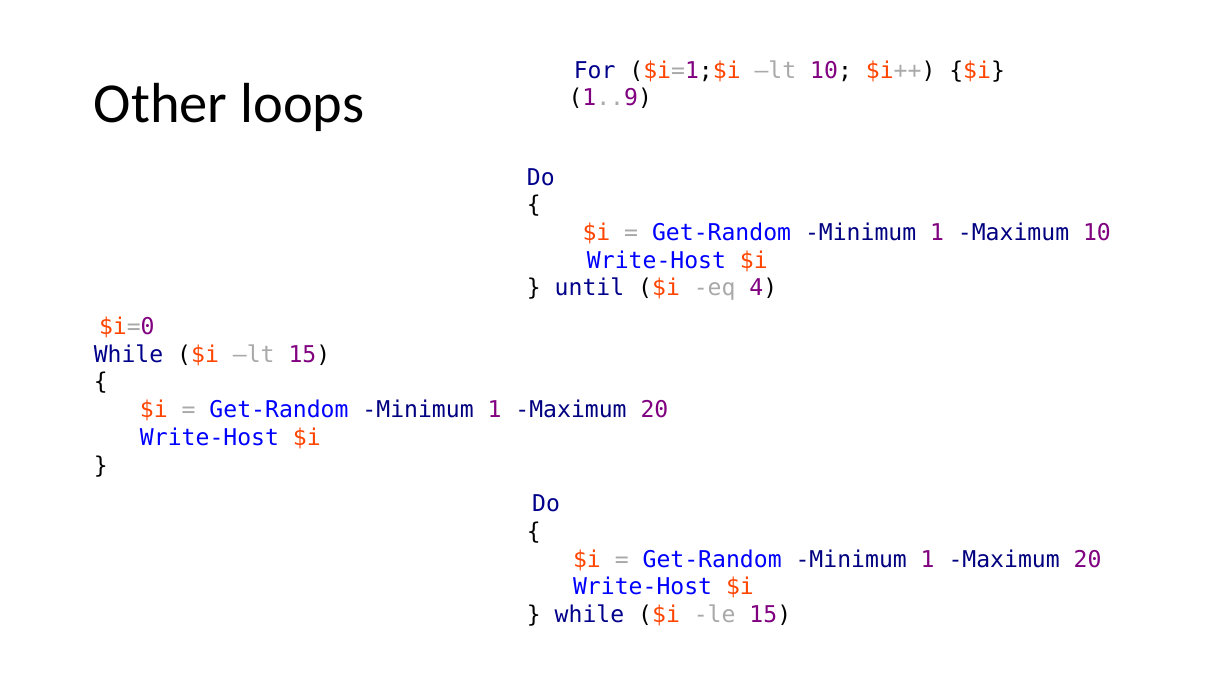
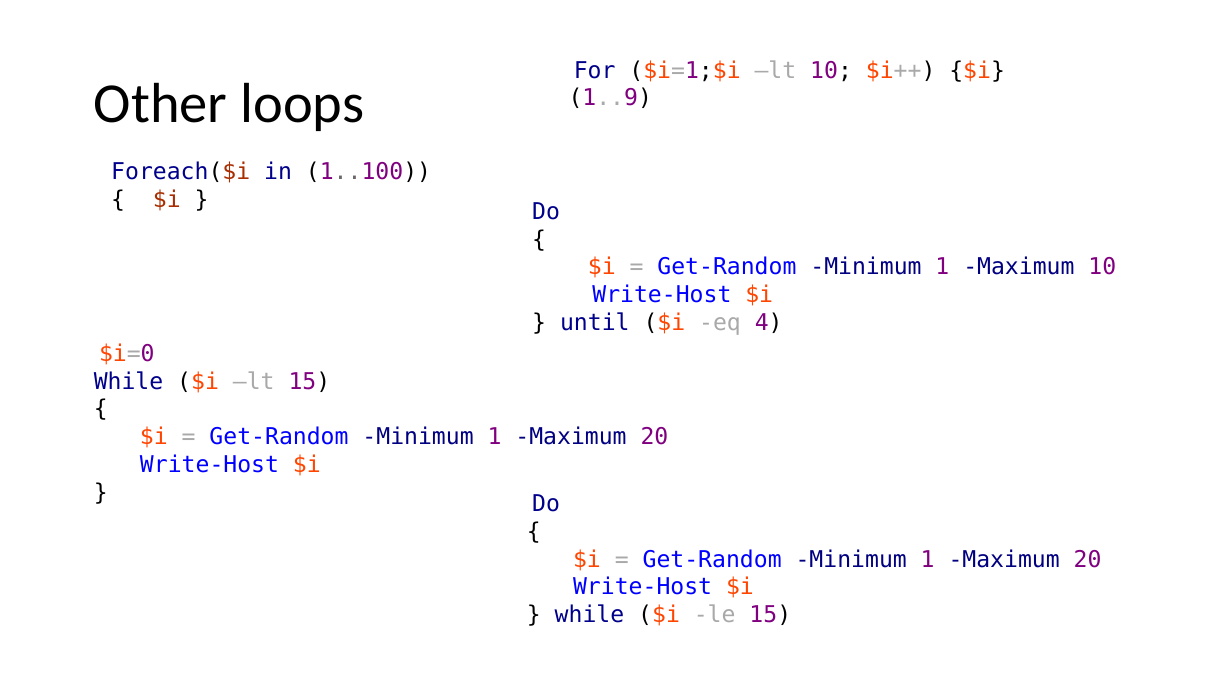
Before and after one commit to mjochen/PS-Basic-course, a slide deck: slide 38 of 2 - Scripting.pptx (slide 40 before the commit). Drawn at 1232x693 pixels with LibreOffice and Linux fonts; fonts in the diff are those of the drawing. Boxes give left, top, right and bottom in pixels: in the first picture for what was removed or moved away, otherwise in the second. Text is boxed around its words. In the diff, an @@ line names an element or a change of style, - is before the commit and + after.

```diff
--- a/2 - Scripting.pptx
+++ b/2 - Scripting.pptx
@@ text added at (111, 161, 431, 211), 18 pt, text #00008B @@
+Foreach($i in (1..100))
+{ $i }
@@ text "Do": place and size @@
-text "Do" at (527, 168, 1111, 300)
+text "Do" at (532, 202, 1116, 335)
@@ text "$i=0": place and size @@
-text "$i=0" at (94, 316, 669, 449)
+text "$i=0" at (94, 343, 669, 476)
```
Also in this commit, not shown: 2 other slides changed, 2 slides removed, 2 other files.
